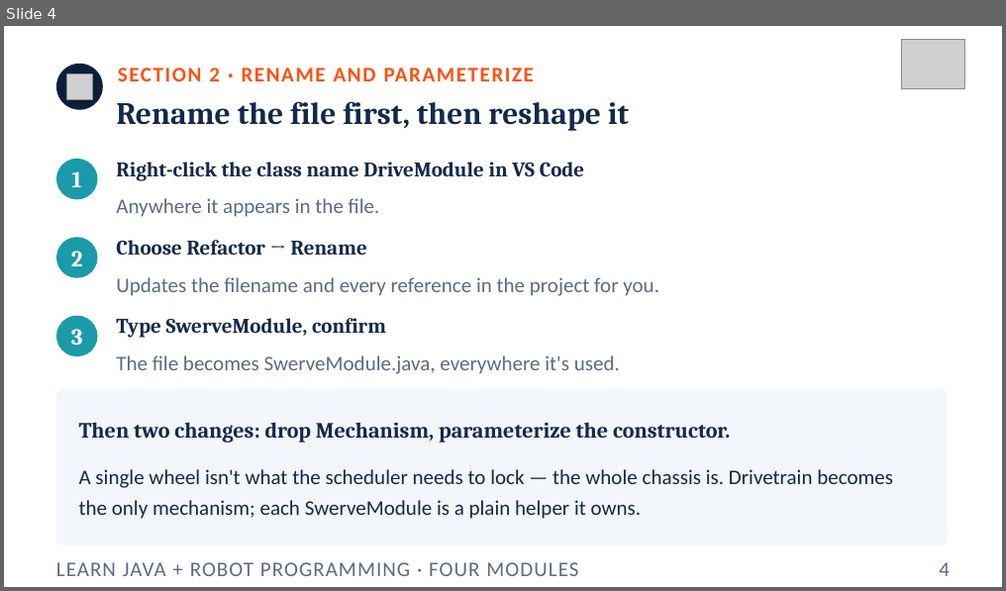
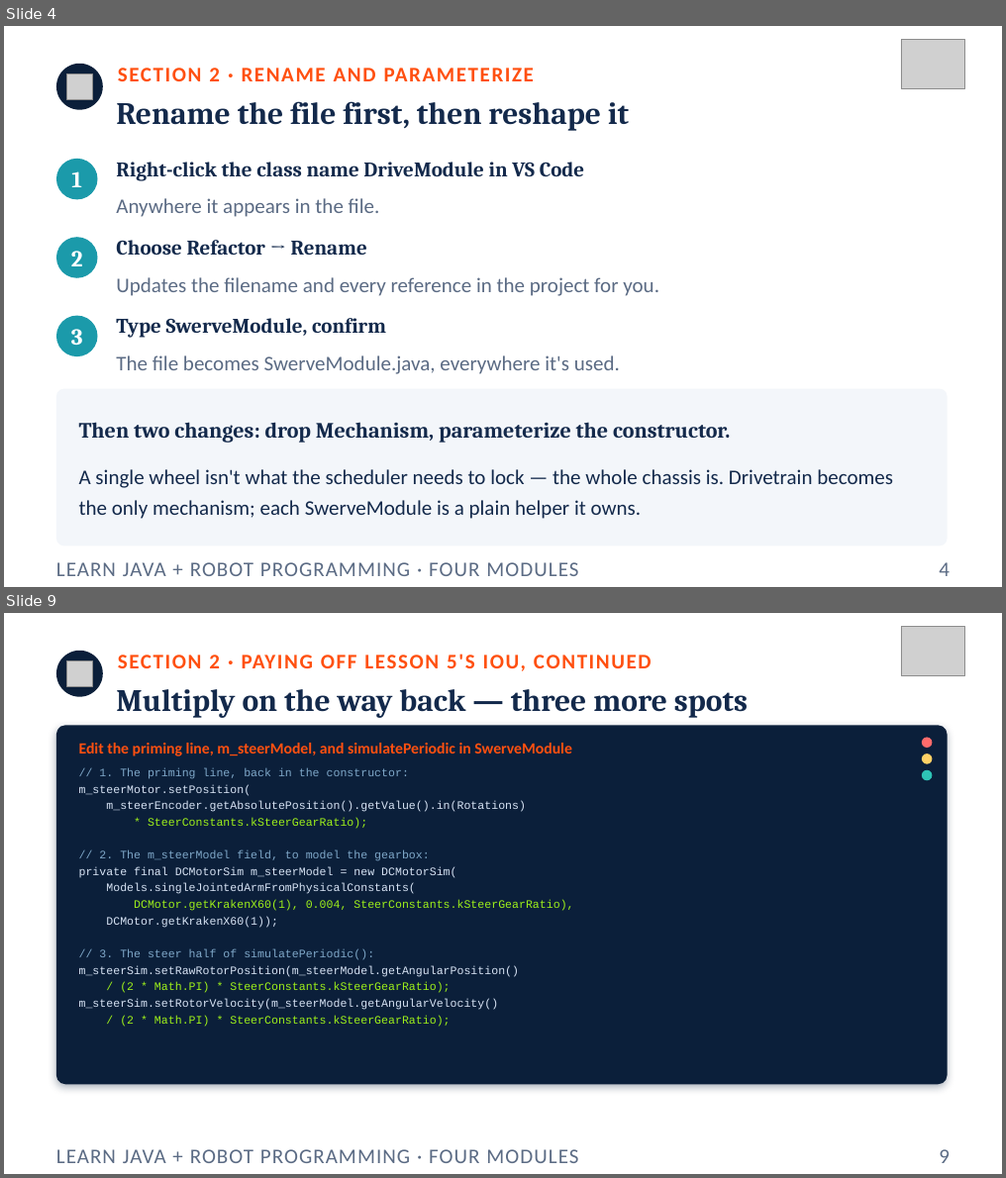
Before and after one commit to FRC5010/BasicRobotLessons, a slide deck: docs/presentations/v3/07-four-modules.pptx. Shown one above the other, each under a label of ours: slide 4 before the commit, slides 4 and 9 after it; the slides between them are not shown. The pictures are 1006x591 and 1006x1178 pixels, drawn with LibreOffice and Linux fonts; fonts in the diff are those of the drawing; grey boxes stand for pictures. Boxes give left, top, right and bottom in pixels: in the first picture for what was removed or moved away, otherwise in the second. Text is boxed around its words. In the diff, an @@ line names an element or a change of style, - is before the commit and + after.

```diff
--- a/docs/presentations/v3/07-four-modules.pptx
+++ b/docs/presentations/v3/07-four-modules.pptx
@@ slide 9 added at <box>4,613,1002,1174</box>, background #FFFFFF @@
@@ picture added at <box>901,627,964,676</box> @@
@@ ellipse added at <box>56,651,103,697</box>, fill #0B1F3A @@
@@ picture added at <box>67,661,92,686</box> @@
@@ text added at <box>118,654,651,671</box>, 20 pt, text #FF5010, bold @@
+SECTION 2 · PAYING OFF LESSON 5'S IOU, CONTINUED
@@ text added at <box>116,689,747,718</box>, 30 pt, text #13294B, bold @@
+Multiply on the way back — three more spots
@@ rounded rectangle added at <box>56,725,947,1084</box>, fill #0B1F3A @@
@@ text added at <box>79,743,572,757</box>, 15 pt, text #FF5010, bold @@
+Edit the priming line, m_steerModel, and simulatePeriodic in SwerveModule
@@ ellipse added at <box>922,738,933,748</box>, fill #FF6B6B @@
@@ ellipse added at <box>922,754,933,764</box>, fill #FFD166 @@
@@ text added at <box>79,768,573,1027</box>, 11 pt, text #D7E3F4 @@
+// 1. The priming line, back in the constructor:
+m_steerMotor.setPosition(
+m_steerEncoder.getAbsolutePosition().getValue().in(Rotations)
+* SteerConstants.kSteerGearRatio);
+// 2. The m_steerModel field, to model the gearbox:
+private final DCMotorSim m_steerModel = new DCMotorSim(
+Models.singleJointedArmFromPhysicalConstants(
+DCMotor.getKrakenX60(1), 0.004, SteerConstants.kSteerGearRatio),
+DCMotor.getKrakenX60(1));
+// 3. The steer half of simulatePeriodic():
+m_steerSim.setRawRotorPosition(m_steerModel.getAngularPosition()
+/ (2 * Math.PI) * SteerConstants.kSteerGearRatio);
+m_steerSim.setRotorVelocity(m_steerModel.getAngularVelocity()
+/ (2 * Math.PI) * SteerConstants.kSteerGearRatio);
@@ ellipse added at <box>922,770,933,780</box>, fill #2EC4B6 @@
@@ text added at <box>56,1150,578,1163</box>, 20 pt, text #5B6B84 @@
+LEARN JAVA + ROBOT PROGRAMMING · FOUR MODULES
@@ text added at <box>939,1150,949,1163</box>, 20 pt, text #5B6B84 @@
+9
```
Also in this commit, not shown: 13 slides changed, 7 other slides added, 7 other files.
